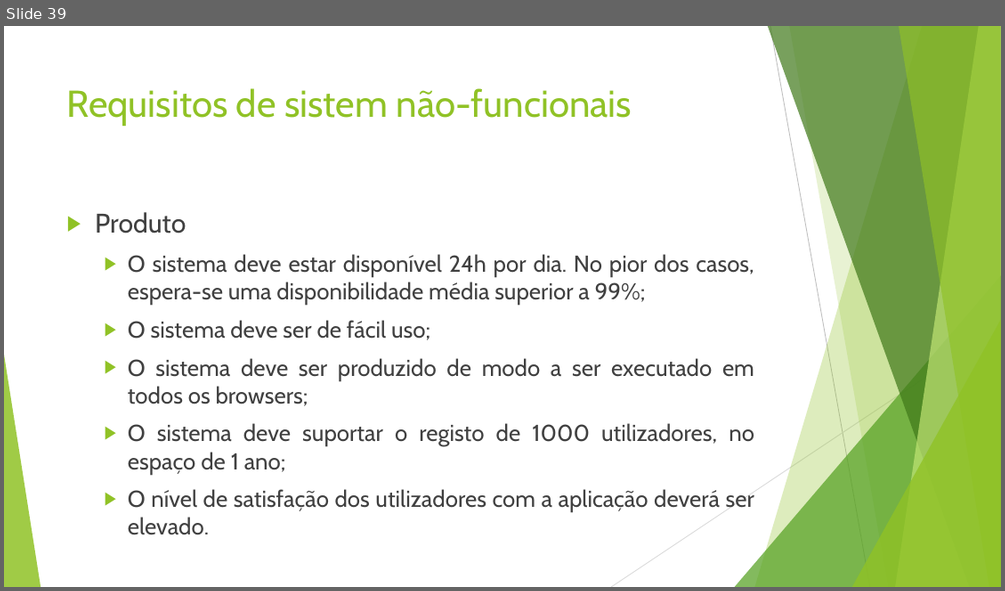
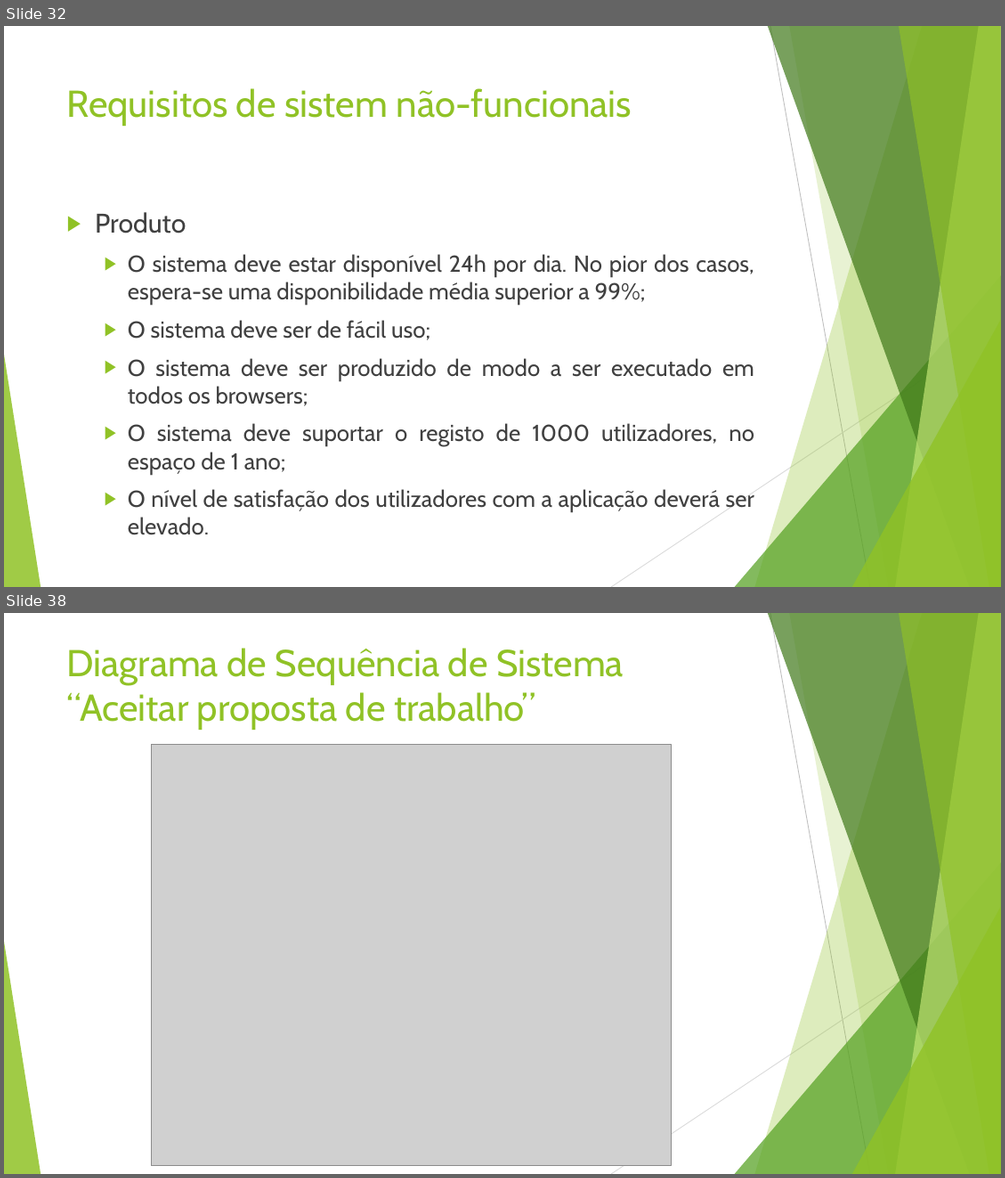
Before and after one commit to vitorjrc/babysitting-system, a slide deck: relatorio/Fase 2/LI4.pptx. Shown one above the other, each under a label of ours: slide 39 before the commit, slides 32 and 38 after it; the slides between them are not shown. The pictures are 1005x591 and 1005x1178 pixels, drawn with LibreOffice and Linux fonts; fonts in the diff are those of the drawing; grey boxes stand for pictures. Boxes give left, top, right and bottom in pixels: in the first picture for what was removed or moved away, otherwise in the second. Text is boxed around its words. In the diff, an @@ line names an element or a change of style, - is before the commit and + after.

```diff
--- a/relatorio/Fase 2/LI4.pptx
+++ b/relatorio/Fase 2/LI4.pptx
@@ slide 38 added at box(4, 613, 1001, 1174), background #FFFFFF; not listed: 10 template elements that a slide beside it also shows @@
@@ title added at box(67, 648, 623, 730), 36 pt, text #90C226 @@
+Diagrama de Sequência de Sistema
+“Aceitar proposta de trabalho”
@@ picture added at box(152, 745, 671, 1166) @@
@@ what was slide 39 is now slide 32 @@
```
Also in this commit, not shown: 11 slides changed, 5 other slides added, 7 slides removed.
